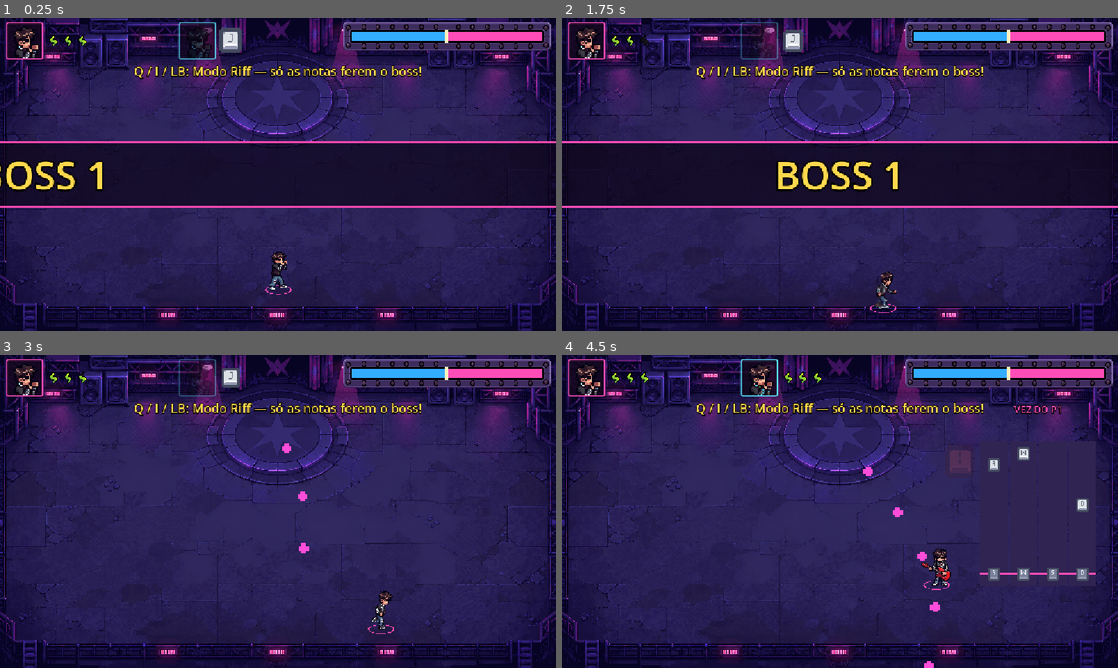
Above: before the commit, frames 1-4 (two rows, left to right).
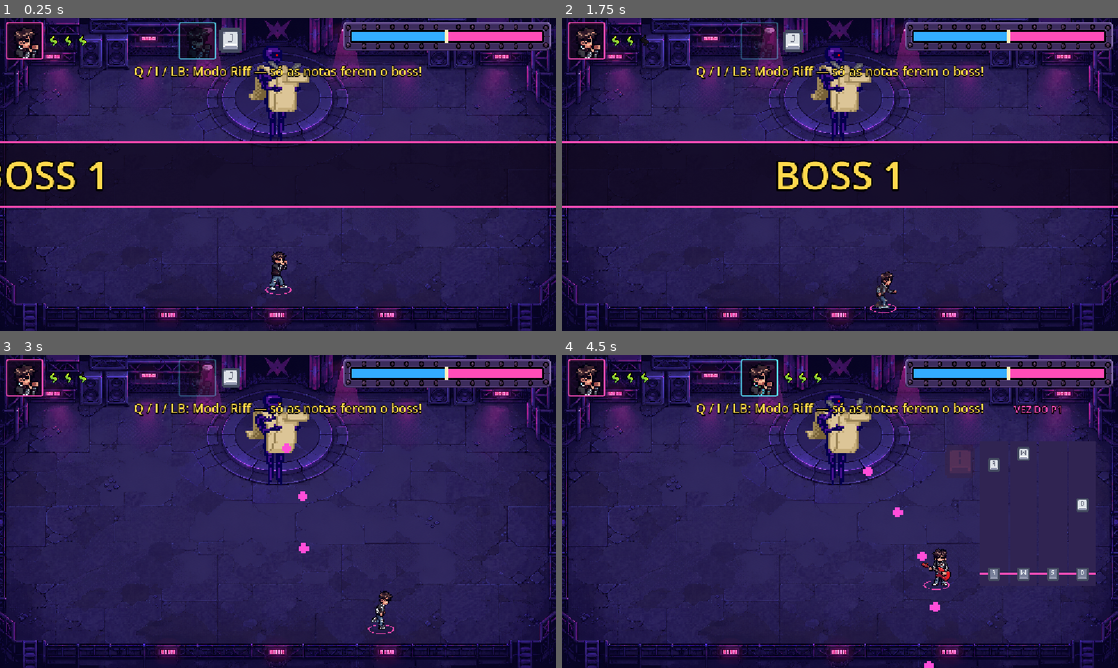
Above: after the commit, the same moments.

Repository: lucas-gif561/metalworld
Game: Godot game, scene res://fases/boss_1/boss_1.tscn
Two runs of this game, one before a commit and one after it. Both use one fixed random seed, a clock stepped at 60 frames per second and the inputs below. This scene is started directly instead of the project's main scene. Sound files missing from this copy of the repository are replaced by a short silence.
Inputs (mouse positions are in pixels of both pictures, inside the frame that each line leads up to):
- Up to frame 1 (0.25 s): no input
- Up to frame 2 (1.75 s): tap Enter at 0.5 s; move the mouse to (962, 158) at 0.52 s; hold D (mover_direita) 0.53-1.28 s; hold F (atacar) 0.53-1.28 s; click (962, 158) at 0.67 s; move the mouse to (728, 190) at 1.27 s; hold S (mover_baixo) from 1.28 s (still down); tap G (dodge) at 1.35 s
- Up to frame 3 (3 s): move the mouse to (333, 442) at 2.02 s; release S (mover_baixo) at 2.03 s; hold D (mover_direita) 2.03-2.78 s; tap E (interagir) at 2.1 s; move the mouse to (250, 574) at 2.77 s; hold W (mover_cima) from 2.78 s (still down); tap R (p1_reiniciar) at 2.85 s; click (250, 574) at 2.92 s
- Up to frame 4 (4.5 s): move the mouse to (1006, 558) at 3.52 s; release W (mover_cima) at 3.53 s; hold A (mover_esquerda) from 3.53 s (still down); tap Q (p1_riff_mode) at 3.6 s; move the mouse to (673, 464) at 4.27 s; tap J (p2_atacar) at 4.35 s

The runs differ from the first frame. In frame 1, 1.3% of the frame differs, in the area x 44-56%, y 8-40%; in frame 2, 1.3%; in frame 3, 1.3%; in frame 4, 1.4%, in the area x 43-56%, y 12-42%.

Commit message:
Sprite do boss 1 de volta e data de entrega certa
O chefe_1.tscn apontava para hatsune_miku.tres, que não está no
repositório: o boss ficava sem sprite e o teste do descanso falhava.
Volta a usar fases/boss_1/sprites/chefe_1.tres. No AGENTS.md, a
entrega passa de 23/11 para 15/11.

Co-Authored-By: Claude Opus 5.5 <noreply@anthropic.com>

Diff:
--- a/fases/boss_1/chefe_1.tscn
+++ b/fases/boss_1/chefe_1.tscn
@@ -1,6 +1,6 @@
 [gd_scene format=3 uid="uid://davnwkwebe4qc"]
 
-[ext_resource type="SpriteFrames" path="res://fases/boss_1/sprites/hatsune_miku.tres" id="1_dplu8"]
+[ext_resource type="SpriteFrames" path="res://fases/boss_1/sprites/chefe_1.tres" id="1_dplu8"]
 [ext_resource type="Script" uid="uid://7gibm27uqoor" path="res://fases/boss_1/chefe_1.gd" id="1_rdia2"]
 
 [sub_resource type="RectangleShape2D" id="RectangleShape2D_ec6vt"]
Not shown, changed: AGENTS.md
